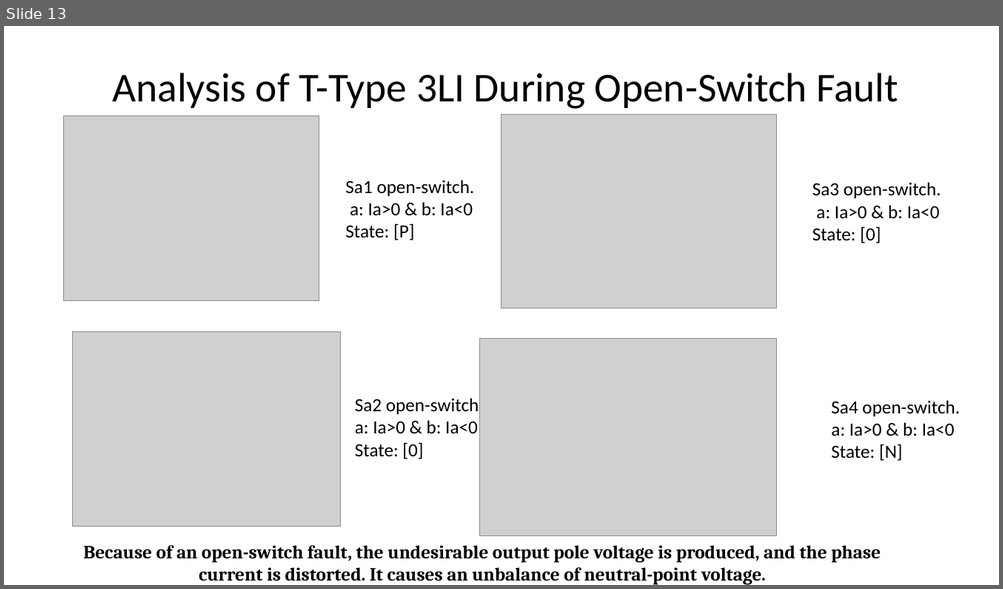
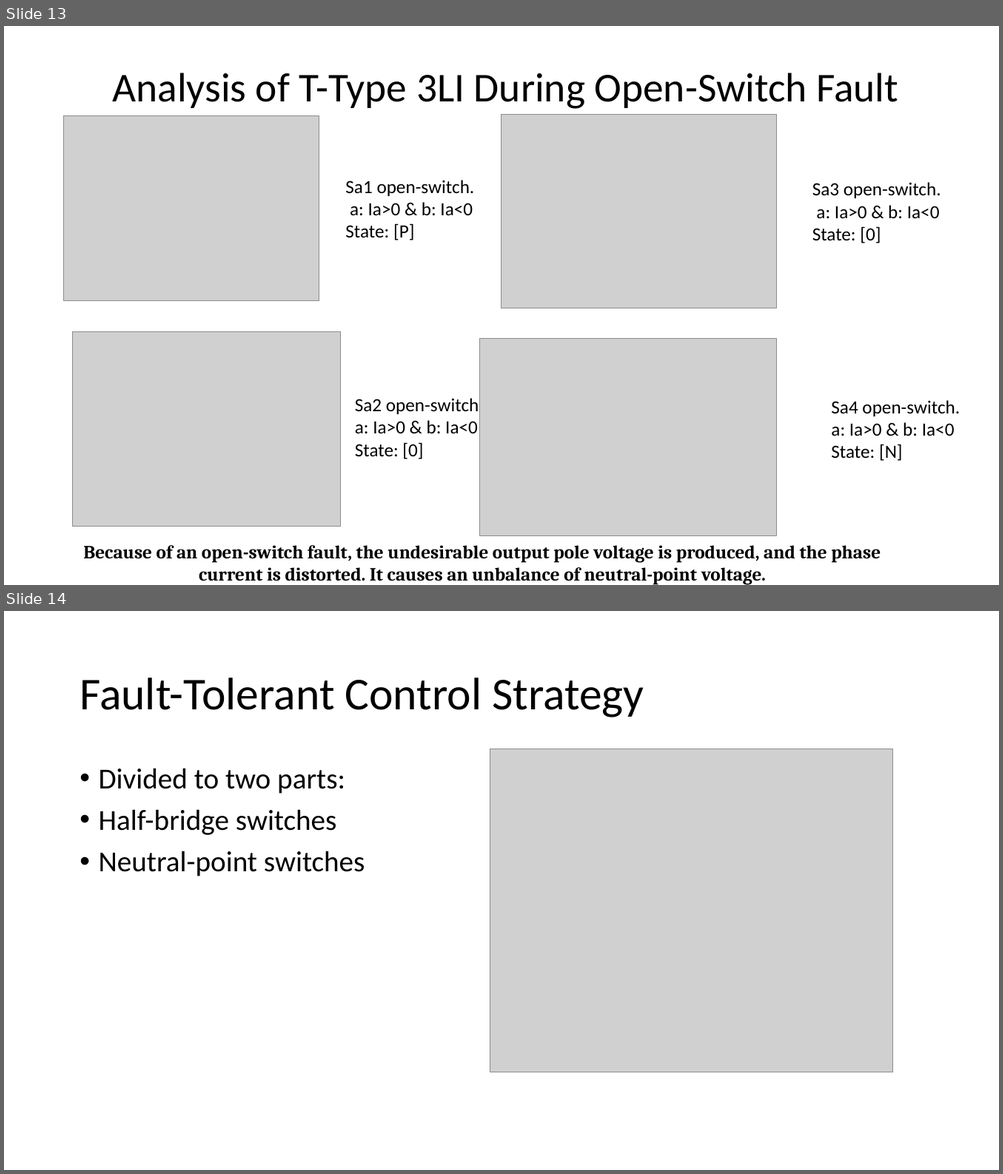
Before and after one commit to ahmetcan-akuz/Thesis, a slide deck: Reports/Fault_Tolerance.pptx. Shown one above the other, each under a label of ours: slide 13 before the commit, slides 13 and 14 after it. The pictures are 1003x589 and 1003x1174 pixels, drawn with LibreOffice and Linux fonts; fonts in the diff are those of the drawing; grey boxes stand for pictures. Boxes give left, top, right and bottom in pixels: in the first picture for what was removed or moved away, otherwise in the second. Text is boxed around its words. In the diff, an @@ line names an element or a change of style, - is before the commit and + after.

```diff
--- a/Reports/Fault_Tolerance.pptx
+++ b/Reports/Fault_Tolerance.pptx
@@ slide 14 added at bbox=[4, 611, 999, 1170], background #FFFFFF @@
@@ title added at bbox=[79, 678, 643, 718], 44 pt, text #000000 @@
+Fault-Tolerant Control Strategy
@@ picture added at bbox=[489, 749, 893, 1073] @@
@@ text added at bbox=[99, 768, 365, 877], 28 pt, text #000000 @@
+• Divided to two parts:
+• Half-bridge switches
+• Neutral-point switches
```
Also in this commit, not shown: 1 slide changed, 1 slide removed, 2 other files.
